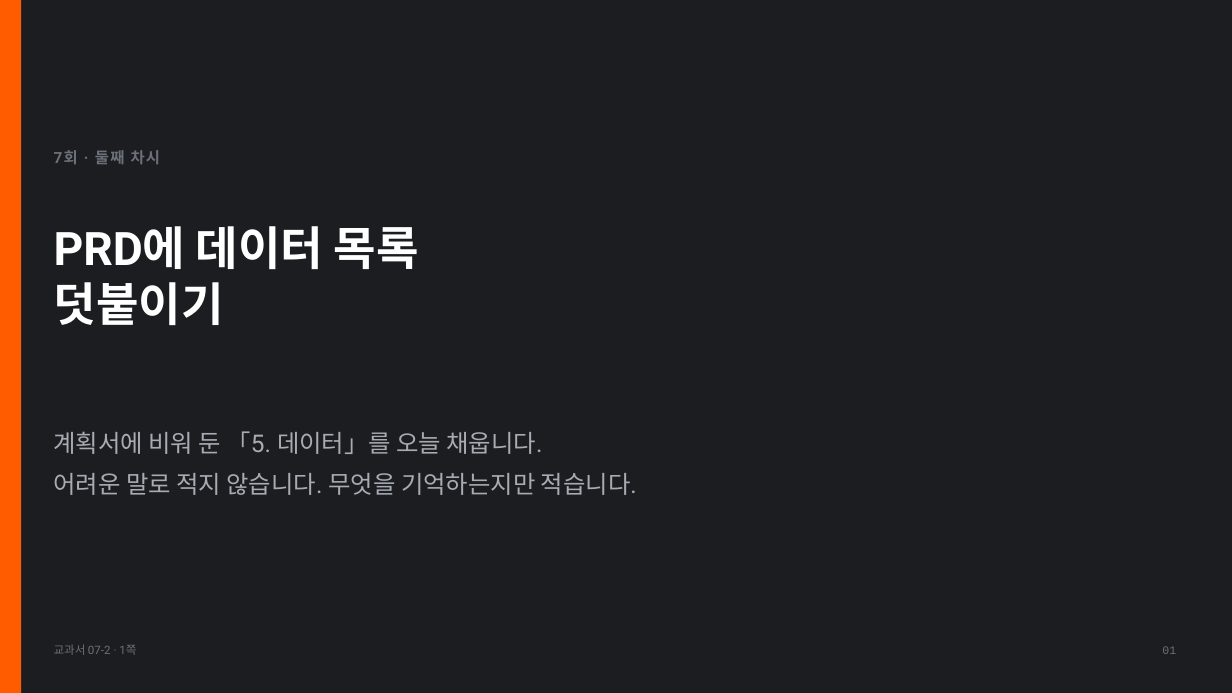
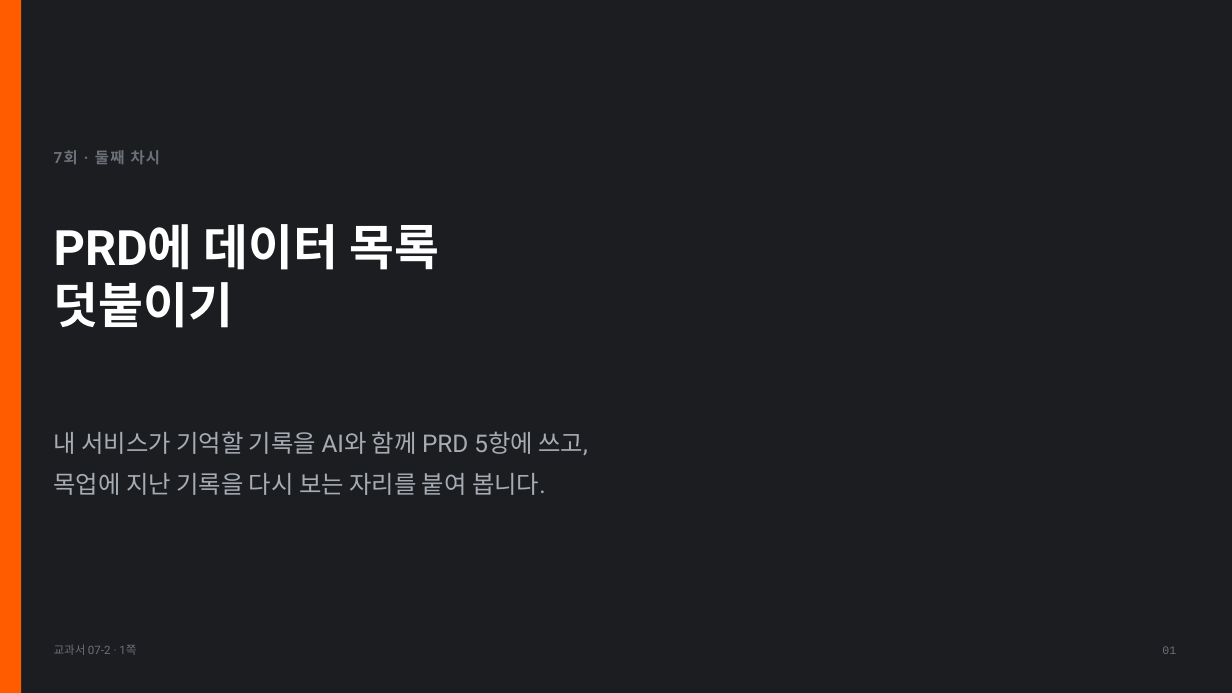
Before and after one commit to cozy819/2026-02__jdh, a slide deck: slide 1 of 07/ppt/07-2_PRD에_데이터_목록_덧붙이기_v1.pptx. Drawn at 1232x693 pixels with LibreOffice and Linux fonts; fonts in the diff are those of the drawing. Boxes give left, top, right and bottom in pixels: in the first picture for what was removed or moved away, otherwise in the second. Text is boxed around its words. In the diff, an @@ line names an element or a change of style, - is before the commit and + after.

```diff
--- a/07/ppt/07-2_PRD에_데이터_목록_덧붙이기_v1.pptx
+++ b/07/ppt/07-2_PRD에_데이터_목록_덧붙이기_v1.pptx
@@ text "PRD에 데이터 목록" at bbox=[54, 224, 440, 328]: size 36 to 38 pt @@
@@ text at bbox=[54, 431, 588, 495]: text changed @@
-계획서에 비워 둔 「5. 데이터」를 오늘 채웁니다.
-어려운 말로 적지 않습니다. 무엇을 기억하는지만 적습니다.
+내 서비스가 기억할 기록을 AI와 함께 PRD 5항에 쓰고,
+목업에 지난 기록을 다시 보는 자리를 붙여 봅니다.
```
Also in this commit, not shown: 1 other slide changed, 10 slides added, 7 slides removed, 9 other files.
